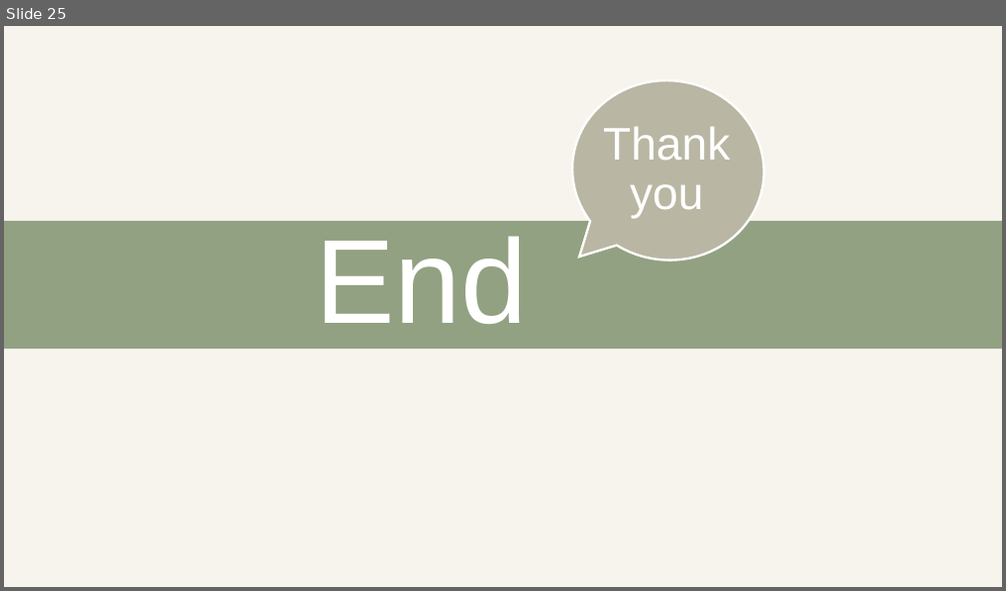
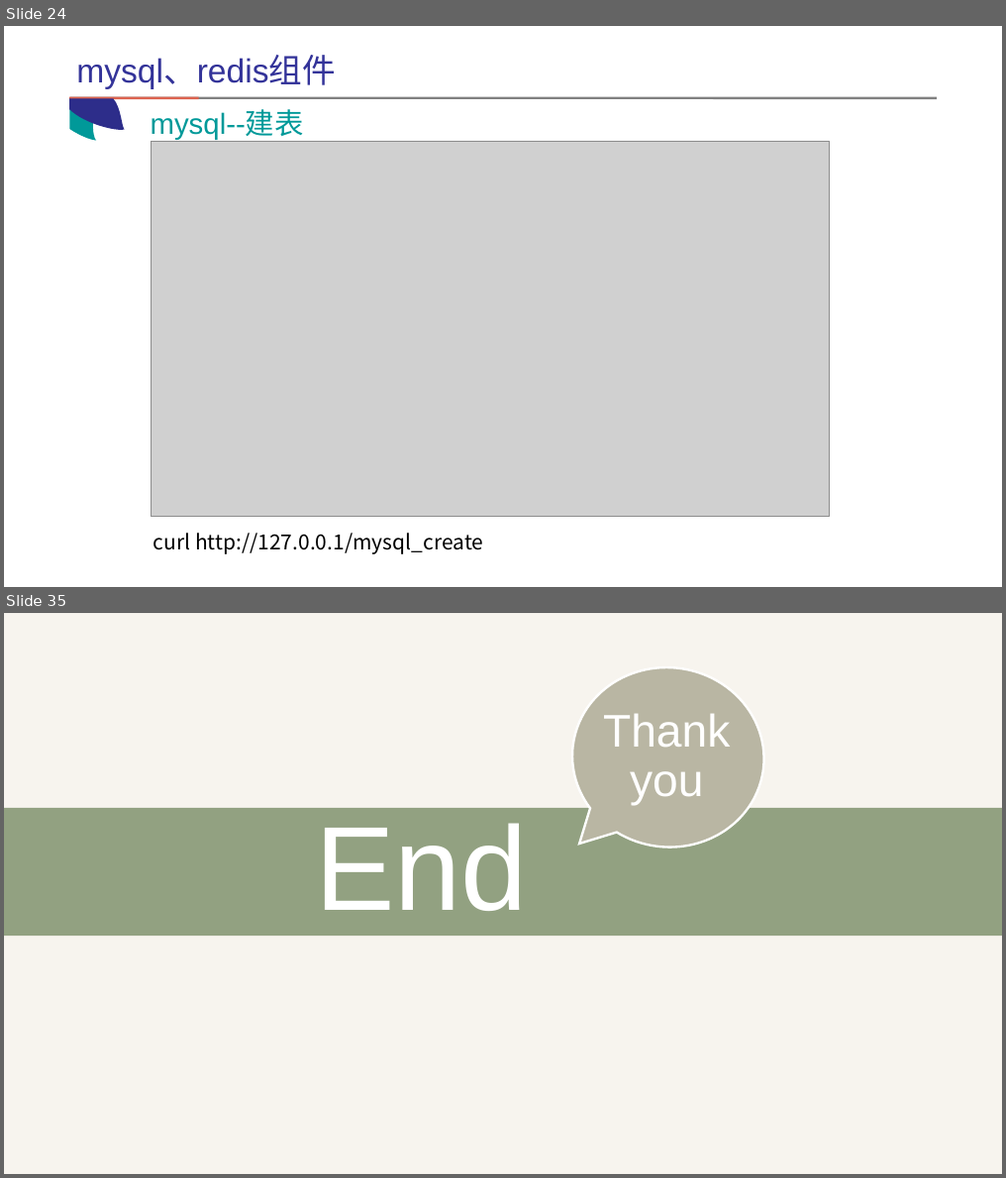
Before and after one commit to coder-zhuyu/OpenResty-share, a slide deck: openresty-share.pptx. Shown one above the other, each under a label of ours: slide 25 before the commit, slides 24 and 35 after it; the slides between them are not shown. The pictures are 1006x591 and 1006x1178 pixels, drawn with LibreOffice and Linux fonts; fonts in the diff are those of the drawing; grey boxes stand for pictures. Boxes give left, top, right and bottom in pixels: in the first picture for what was removed or moved away, otherwise in the second. Text is boxed around its words. In the diff, an @@ line names an element or a change of style, - is before the commit and + after.

```diff
--- a/openresty-share.pptx
+++ b/openresty-share.pptx
@@ slide 24 added at [4, 26, 1002, 587], background #FFFFFF @@
@@ text added at [76, 56, 336, 89], 32 pt, text #333399 @@
+mysql、redis组件
@@ line added from (69, 98) to (199, 98), #DD634F 2.25 pt @@
@@ freeform shape added at [69, 99, 98, 141], fill #009999 @@
@@ freeform shape added at [69, 98, 124, 130], fill #2D2D8A @@
@@ line added from (70, 98) to (937, 98), #808080 2.25 pt @@
@@ text added at [151, 110, 304, 139], 28 pt, text #009999 @@
+mysql--建表
@@ picture added at [151, 141, 830, 517] @@
@@ text added at [153, 533, 483, 555], 20 pt, text #000000 @@
+curl http://127.0.0.1/mysql_create
@@ what was slide 25 is now slide 35 @@
```
Also in this commit, not shown: 13 slides changed, 9 other slides added, 14 other files.
